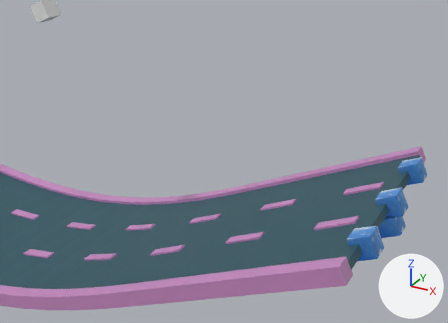
Before and after pictures for a commit that changed the Blender file dateien/wege/weg3.blend.
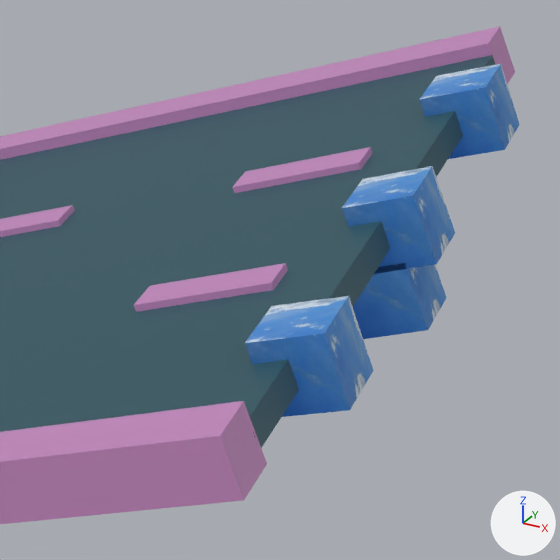
Old and new are each drawn from a 50 mm camera at (65.46, -25.82, 19.43) aimed at (52.87, -2.94, 7.99) and again close up on the part from 61% to 98% of the width and 43% to 94% of the height. Lighting does not change. The marker at lower right points along +X, +Y and +Z. Both versions are drawn at frame 100 of the action 'Cube.010Action.003'; the numbers are the values there.

Names of what the first close-up shows: 'Cube.001', 'aCube', 'lCube', 'rCube', 'uCube'.
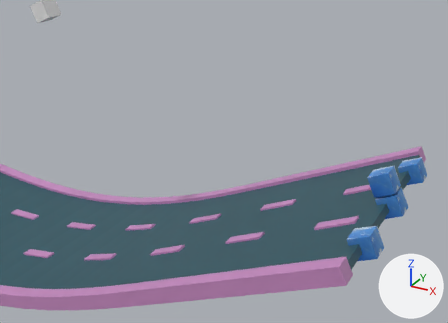
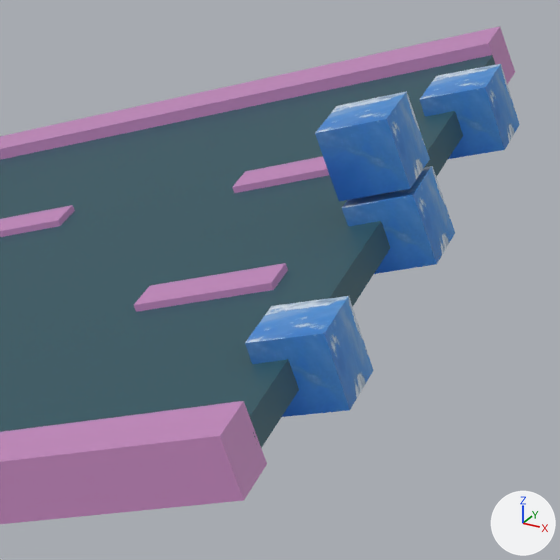
Commit message: weg3 uCube fix

Location of each change, [x1, y1, x2, y2] in pixels of the close-ups (560 x 560 px):
'uCube', moved
    before: [353, 263, 447, 339]
    after: [315, 91, 430, 201]

Patch to the scene script:
```diff
--- a/dateien/wege/weg3.blend.py
+++ b/dateien/wege/weg3.blend.py
@@ ob_ucube @@
 ob_ucube = bpy.data.objects.new('uCube', me_cube_002)
-ob_ucube.location = (60.0, 0.0, 5.28)
+ob_ucube.location = (59.54, 0.0, 7.28)
 ob_ucube.rotation_euler = (0.0, -0.425, 0.0)  # degrees (0, -24, 0)
```
